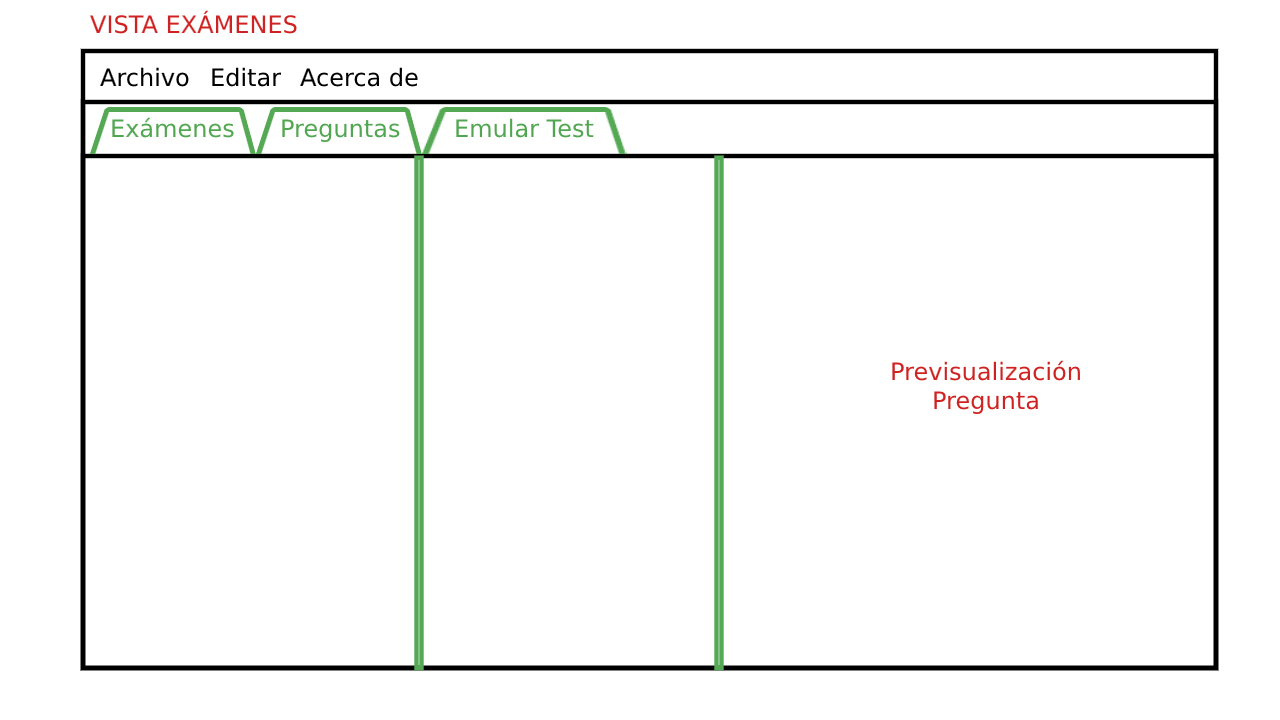
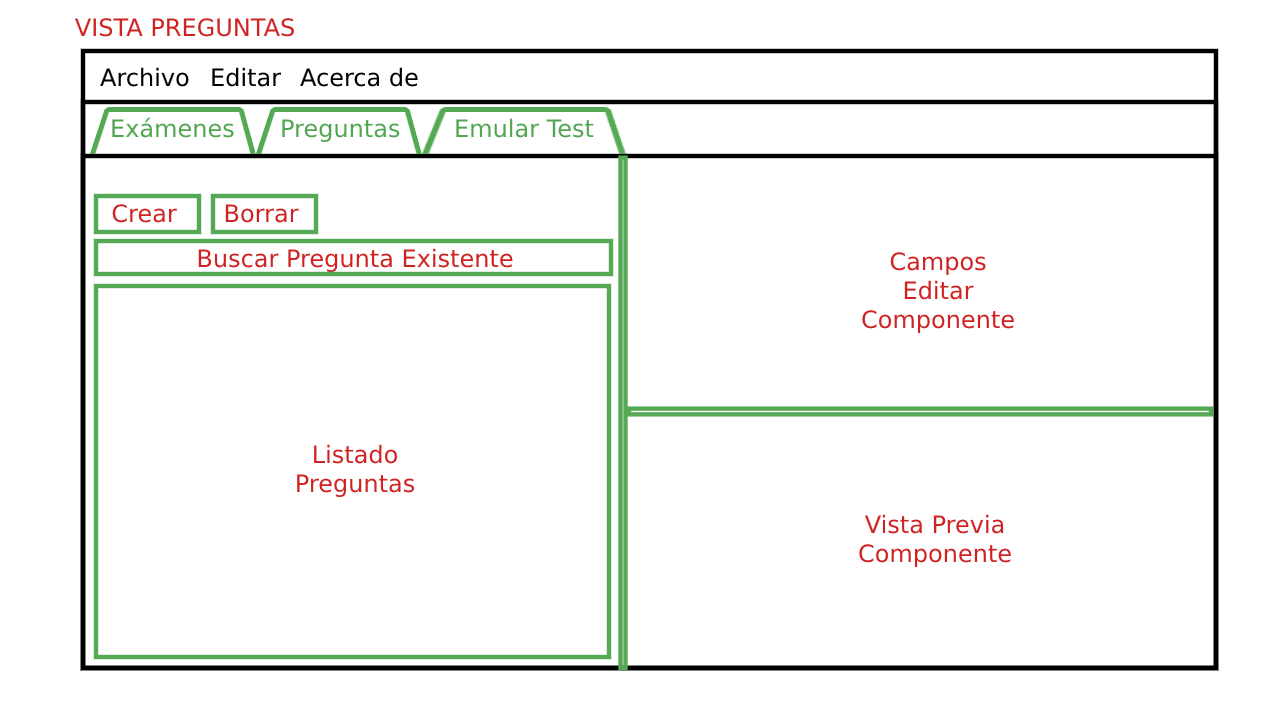
Before/after of a 1280 x 720 layered artwork. What changed in the layer stack:
hid group "Pestaña Exámenes" (41 layers) over <box>90,10,1080,493</box>
removed layer "Previsualización Pregunta" from group "Pestaña Exámenes" over <box>892,360,1080,414</box>
added group "Pestaña Preguntas" with 16 layers above "Stage Básico" over <box>75,18,1014,567</box>
added layer "VISTA PREGUNTAS" in group "Pestaña Preguntas" over <box>75,18,294,37</box>
added group "Borrar" (2nd of 3, in "Pestaña Preguntas") with 2 layers in group "Pestaña Preguntas" over <box>225,204,299,223</box>
added layer "Borrar" (3rd of 3, in "Pestaña Preguntas" › "Borrar") in group "Borrar" over <box>225,204,299,223</box>
added group "Crear" (2nd of 3, in "Pestaña Preguntas") with 2 layers in group "Pestaña Preguntas" over <box>112,204,177,223</box>
added layer "Crear" (3rd of 3, in "Pestaña Preguntas" › "Crear") in group "Crear" over <box>112,204,177,223</box>
added group "BuscadorPregunta" with 2 layers in group "Pestaña Preguntas" over <box>198,248,513,272</box>
added layer "Buscar Pregunta Existente" in group "BuscadorPregunta" over <box>198,248,513,272</box>
added layer "Campos Editar Componente" in group "Pestaña Preguntas" over <box>862,252,1014,333</box>
added layer "Listado Preguntas" (3rd of 3, in "Pestaña Preguntas") in group "Pestaña Preguntas" over <box>297,444,414,497</box>
added layer "Vista Previa Componente" in group "Pestaña Preguntas" over <box>859,514,1011,567</box>
